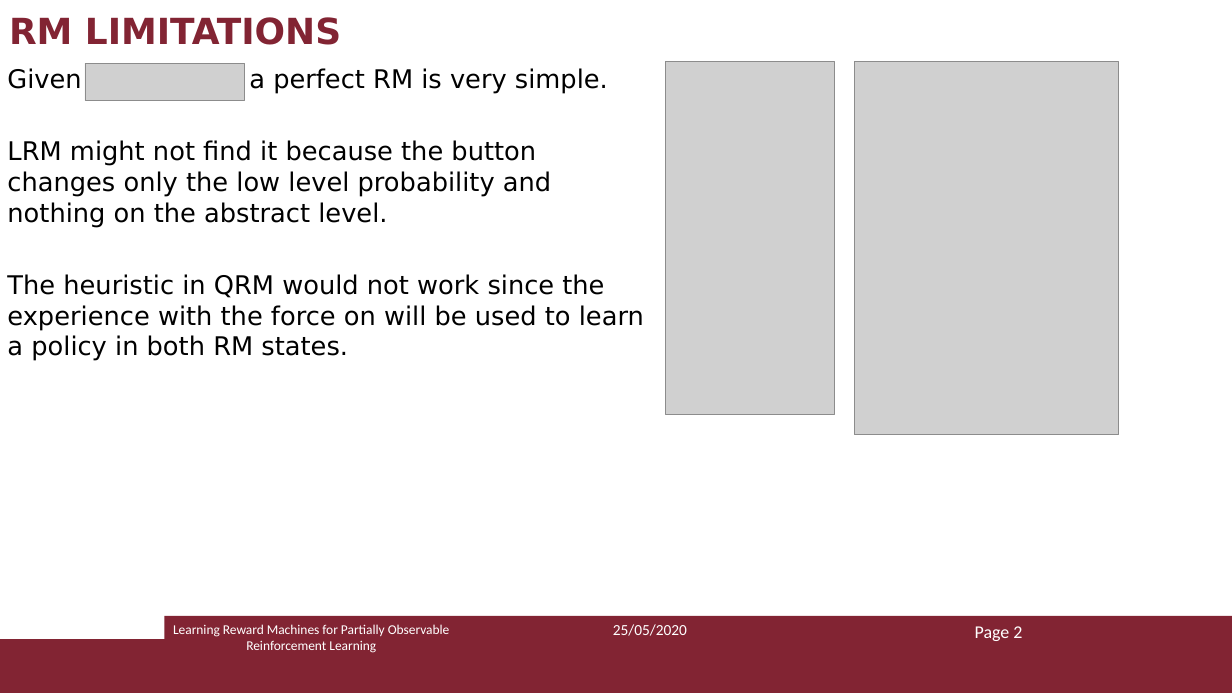
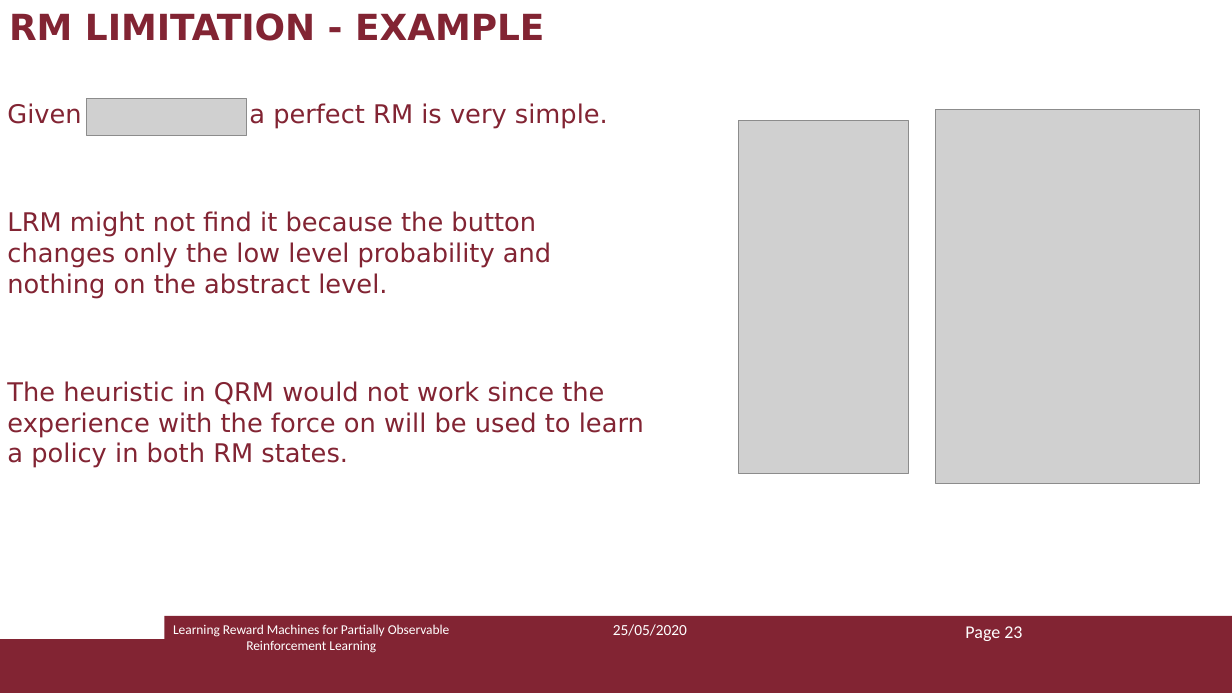
Before and after one commit to Marvet94/reasoning_agents_project_2020, a slide deck: slide 23 of ra_presentazione.pptx. Drawn at 1232x693 pixels with LibreOffice and Linux fonts; fonts in the diff are those of the drawing; grey boxes stand for pictures. Boxes give left, top, right and bottom in pixels: in the first picture for what was removed or moved away, otherwise in the second. Text is boxed around its words. In the diff, an @@ line names an element or a change of style, - is before the commit and + after.

```diff
--- a/ra_presentazione.pptx
+++ b/ra_presentazione.pptx
@@ text at [9,13,544,41]: text changed @@
-RM LIMITATIONS
+RM LIMITATION - EXAMPLE
@@ text "Given a perfect RM is ...": place and size @@
-text "Given a perfect RM is ..." at [7,68,644,361]
+text "Given a perfect RM is ..." at [7,103,644,468]
@@ text "Given a perfect RM is ..." at [7,103,644,468]: text colour #000000 to #822433 @@
@@ picture: place and size @@
-picture at [85,63,245,101]
+picture at [87,98,247,136]
@@ picture: place and size @@
-picture at [854,62,1118,435]
+picture at [935,110,1200,483]
@@ picture: place and size @@
-picture at [665,62,835,415]
+picture at [739,120,909,473]
@@ text at [965,626,1022,641]: text changed @@
-Page 2
+Page 23
```
Also in this commit, not shown: 23 other slides changed, 1 other file.
